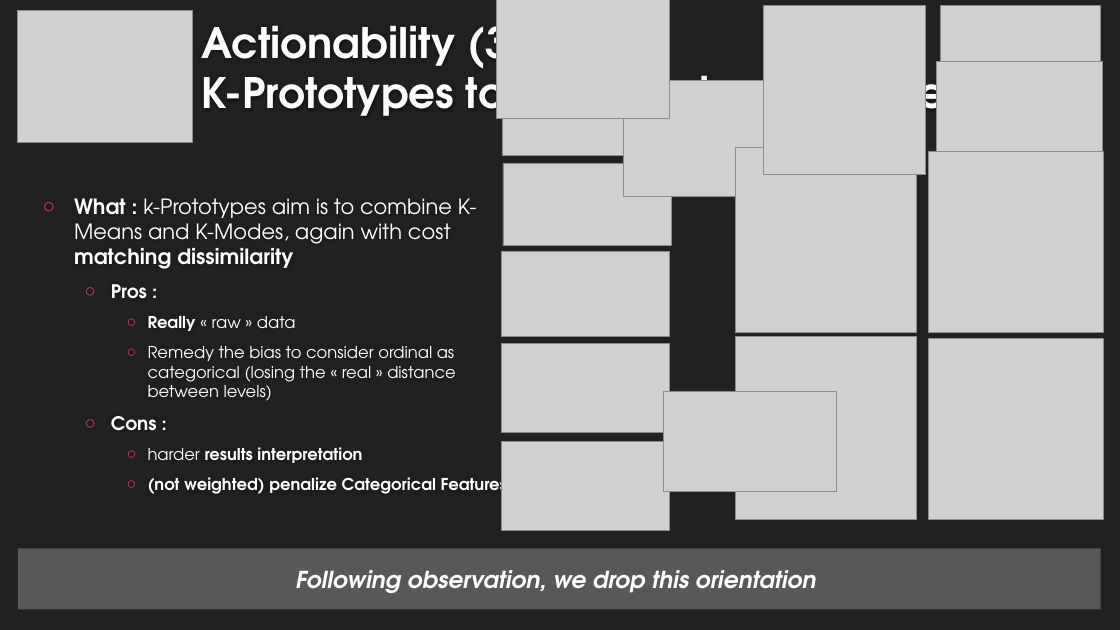
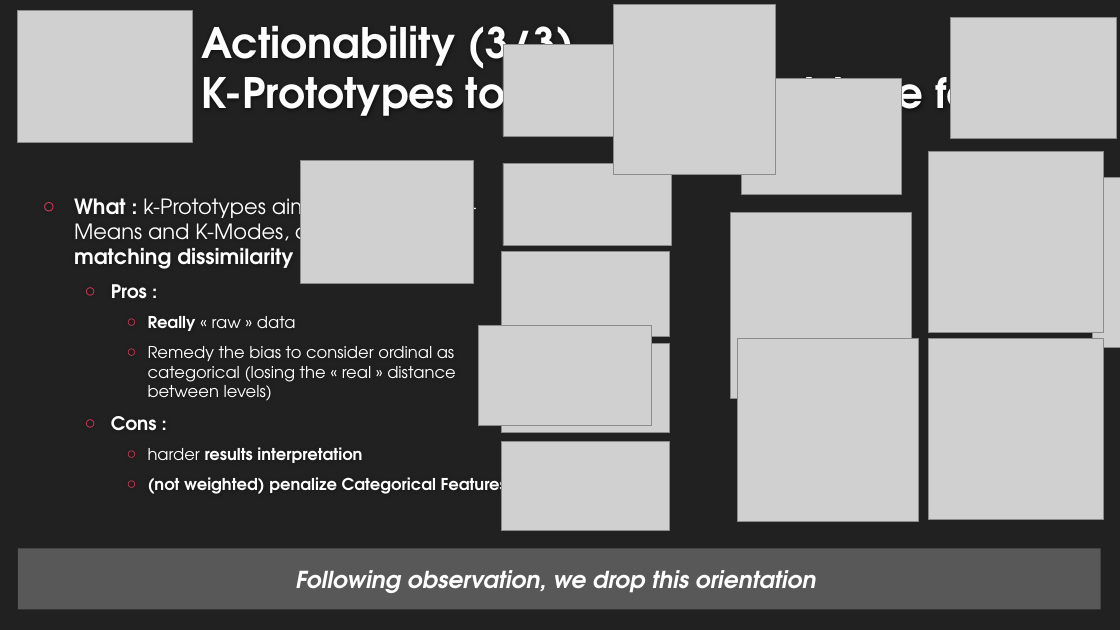
Before and after one commit to EtienneLardeur/P5_CustomerSegmentation, a slide deck: slide 17 of P5Olist_Présentation_initiale.pptx (slide 15 before the commit). Drawn at 1120x630 pixels with LibreOffice and Linux fonts; fonts in the diff are those of the drawing; grey boxes stand for pictures; background and template pictures are left out. Boxes give left, top, right and bottom in pixels: in the first picture for what was removed or moved away, otherwise in the second. Text is boxed around its words. In the diff, an @@ line names an element or a change of style, - is before the commit and + after.

```diff
--- a/P5Olist_Présentation_initiale.pptx
+++ b/P5Olist_Présentation_initiale.pptx
@@ title at [201,25,1097,126]: text changed @@
-Actionability (3/3)
-K-Prototypes to adress mixed-type features
+Actionability (3/3)
+K-Prototypes to address mixed-type features
@@ picture: place and size @@
-picture at [764,5,926,174]
+picture at [613,5,776,174]
@@ picture: place and size @@
-picture at [936,61,1102,183]
+picture at [951,18,1117,139]
@@ picture: place and size @@
-picture at [502,64,670,155]
+picture at [503,45,670,136]
@@ picture: place and size @@
-picture at [623,81,783,197]
+picture at [742,79,902,195]
@@ picture: place and size @@
-picture at [497,0,670,118]
+picture at [301,160,474,284]
@@ picture: place and size @@
-picture at [940,5,1101,176]
+picture at [1093,177,1120,348]
@@ picture: place and size @@
-picture at [735,148,917,334]
+picture at [730,213,912,398]
@@ picture: place and size @@
-picture at [664,392,838,492]
+picture at [478,325,652,426]
```
Also in this commit, not shown: 11 other slides changed, 1 slide added, 1 slide removed.
